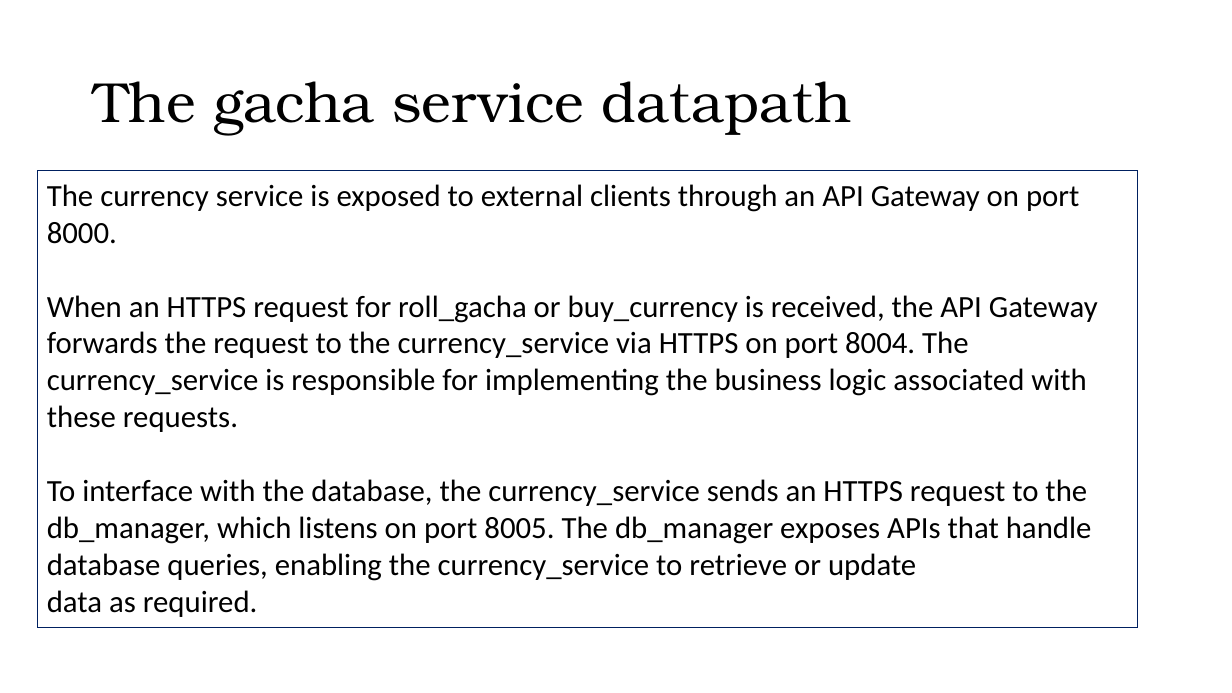
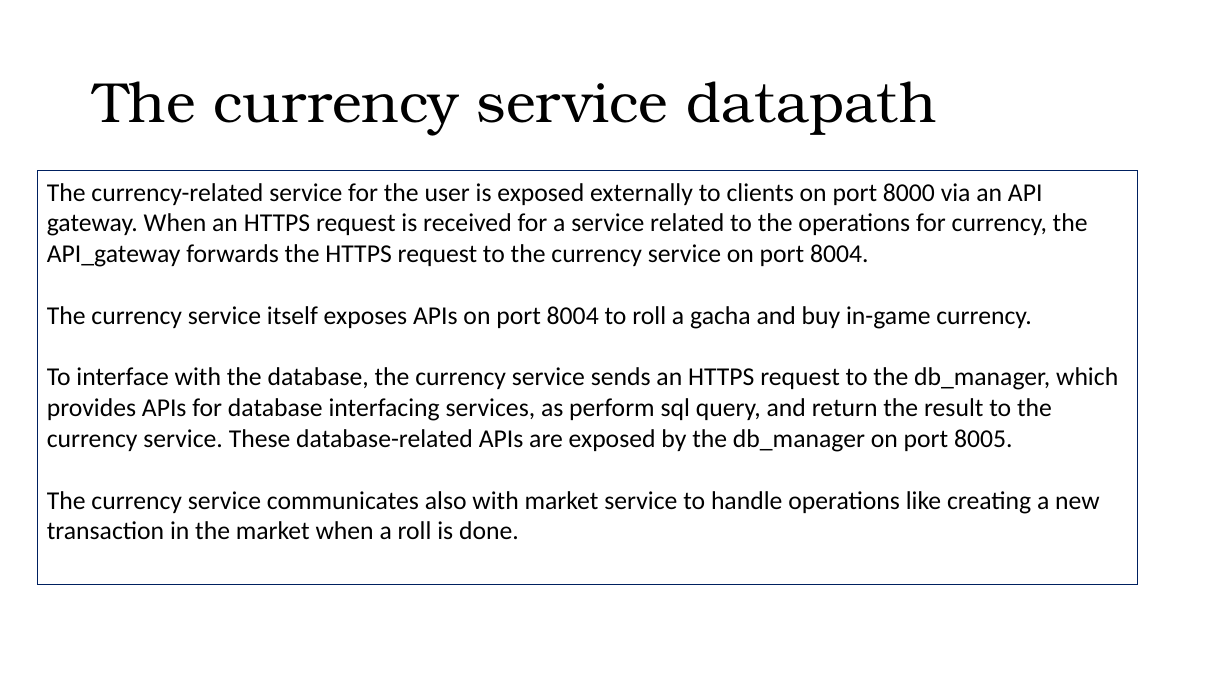
Before and after one commit to ardiz99/TBAse, a slide deck: slide 9 of doc/Gacha Collection.pptx (slide 11 before the commit). Drawn at 1232x693 pixels with LibreOffice and Linux fonts; fonts in the diff are those of the drawing. Boxes give left, top, right and bottom in pixels: in the first picture for what was removed or moved away, otherwise in the second. Text is boxed around its words. In the diff, an @@ line names an element or a change of style, - is before the commit and + after.

```diff
--- a/doc/Gacha Collection.pptx
+++ b/doc/Gacha Collection.pptx
@@ title at bbox=[94, 81, 936, 135]: text changed @@
-The gacha service datapath
+The currency service datapath
@@ rectangle "The currency-related service for the ...": place and size @@
-rectangle "The currency-related service for the ..." at bbox=[38, 171, 1138, 628]
+rectangle "The currency-related service for the ..." at bbox=[38, 171, 1138, 585]
@@ text in rectangle at bbox=[47, 183, 1118, 540]: text changed; size 24 to 20 pt @@
-The currency service is exposed to external clients through an API Gateway on port 8000.
-When an HTTPS request for roll_gacha or buy_currency is received, the API Gateway forwards the request to the currency_service via HTTPS on port 8004. The currency_service is responsible for implementing the business logic associated with these requests.
-To interface with the database, the currency_service sends an HTTPS request to the db_manager, which listens on port 8005. The db_manager exposes APIs that handle database queries, enabling the currency_service to retrieve or update data as required.
+The currency-related service for the user is exposed externally to clients on port 8000 via an API gateway. When an HTTPS request is received for a service related to the operations for currency, the API_gateway forwards the HTTPS request to the currency service on port 8004.
+The currency service itself exposes APIs on port 8004 to roll a gacha and buy in-game currency.
+To interface with the database, the currency service sends an HTTPS request to the db_manager, which provides APIs for database interfacing services, as perform sql query, and return the result to the currency service. These database-related APIs are exposed by the db_manager on port 8005.
+The currency service communicates also with market service to handle operations like creating a new transaction in the market when a roll is done.
```
Also in this commit, not shown: 4 other slides changed, 14 slides added, 3 slides removed, 3 other files.
